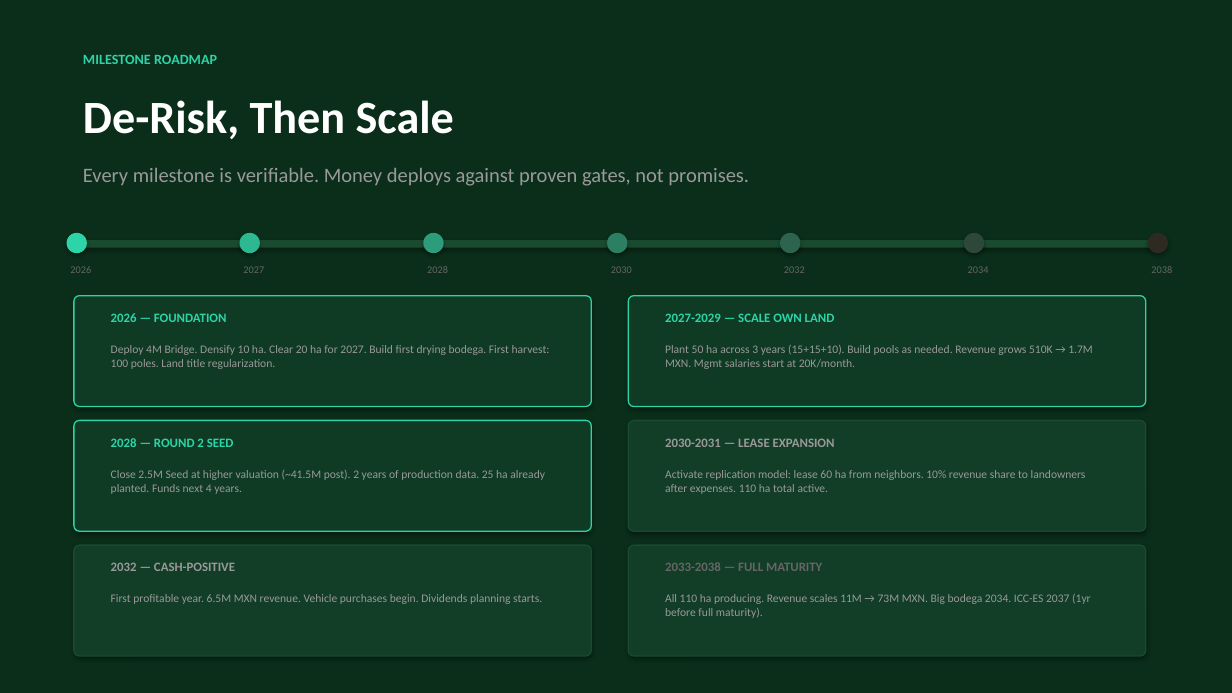
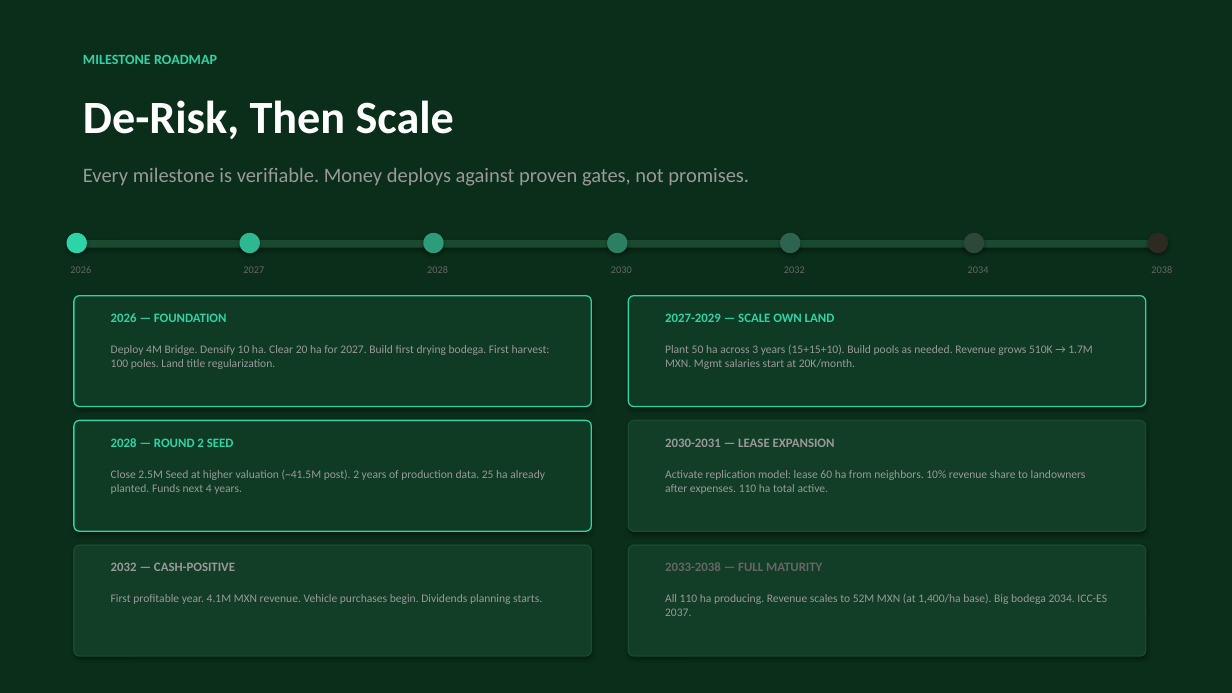
Before and after one commit to perezofir83/pacifico-bambu, a slide deck: slide 16 of Pacifico_Bambu_Pitch_Deck_v3.pptx. Drawn at 1232x693 pixels with LibreOffice and Linux fonts; fonts in the diff are those of the drawing. Boxes give left, top, right and bottom in pixels: in the first picture for what was removed or moved away, otherwise in the second. Text is boxed around its words. In the diff, an @@ line names an element or a change of style, - is before the commit and + after.

```diff
--- a/Pacifico_Bambu_Pitch_Deck_v3.pptx
+++ b/Pacifico_Bambu_Pitch_Deck_v3.pptx
@@ text at (111, 594, 542, 604): text changed @@
-First profitable year. 6.5M MXN revenue. Vehicle purchases begin. Dividends planning starts.
+First profitable year. 4.1M MXN revenue. Vehicle purchases begin. Dividends planning starts.
@@ text at (665, 594, 1107, 616): text changed @@
-All 110 ha producing. Revenue scales 11M → 73M MXN. Big bodega 2034. ICC-ES 2037 (1yr before full maturity).
+All 110 ha producing. Revenue scales to 52M MXN (at 1,400/ha base). Big bodega 2034. ICC-ES 2037.
```
Also in this commit, not shown: 3 other slides changed, 3 other files.
